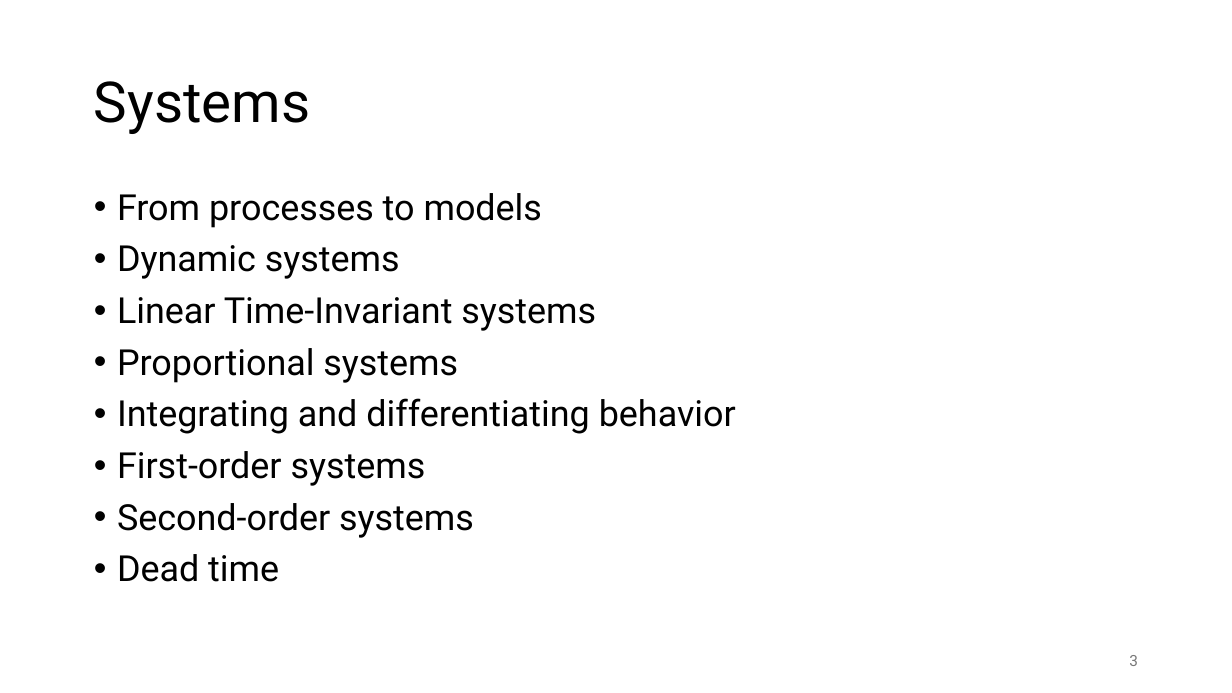
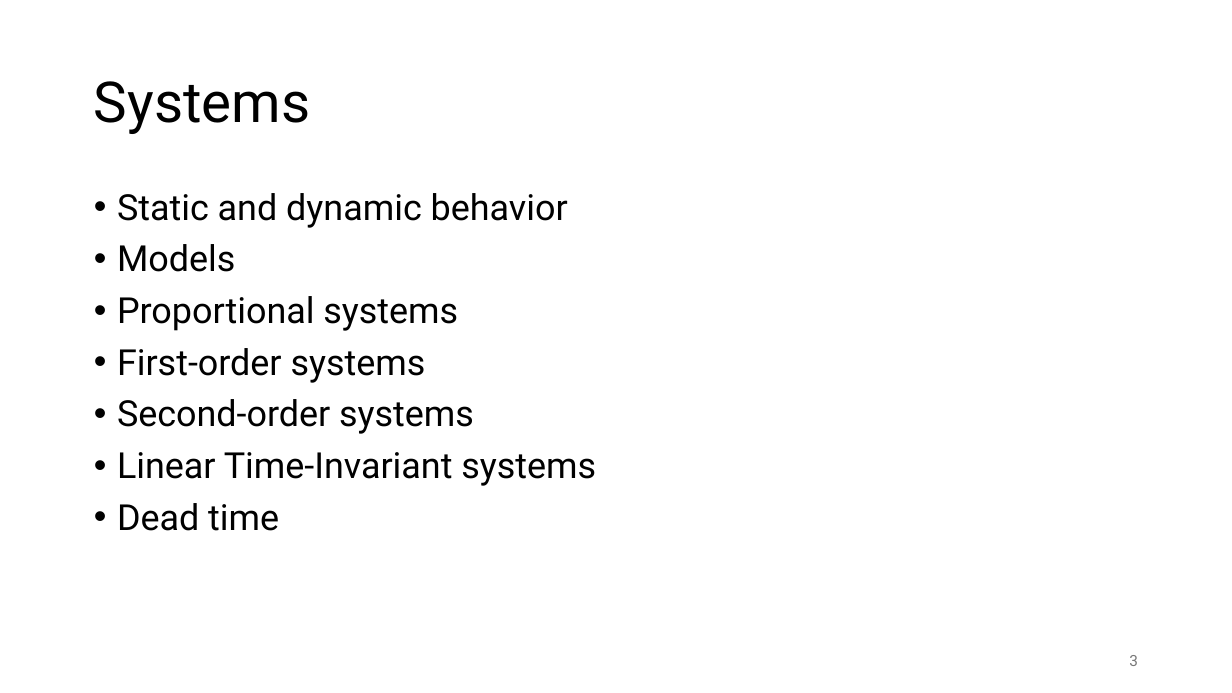
Before and after one commit to FelixWick/control_engineering, a slide deck: slide 3 of slides/1_systems.pptx. Drawn at 1232x693 pixels with LibreOffice and Linux fonts; fonts in the diff are those of the drawing. Boxes give left, top, right and bottom in pixels: in the first picture for what was removed or moved away, otherwise in the second. Text is boxed around its words. In the diff, an @@ line names an element or a change of style, - is before the commit and + after.

Commit message:
more systems slides

```diff
--- a/slides/1_systems.pptx
+++ b/slides/1_systems.pptx
@@ text at [117, 193, 568, 272]: text changed @@
-• From processes to models
-• Dynamic systems
-• Linear Time-Invariant systems
+• Static and dynamic behavior
+• Models
@@ text at [117, 398, 736, 434]: paragraph removed @@
-• Integrating and differentiating behavior
@@ text at [117, 452, 596, 486]: paragraph added @@
+• Linear Time-Invariant systems
```
Also in this commit, not shown: 8 other slides changed, 11 slides added.
